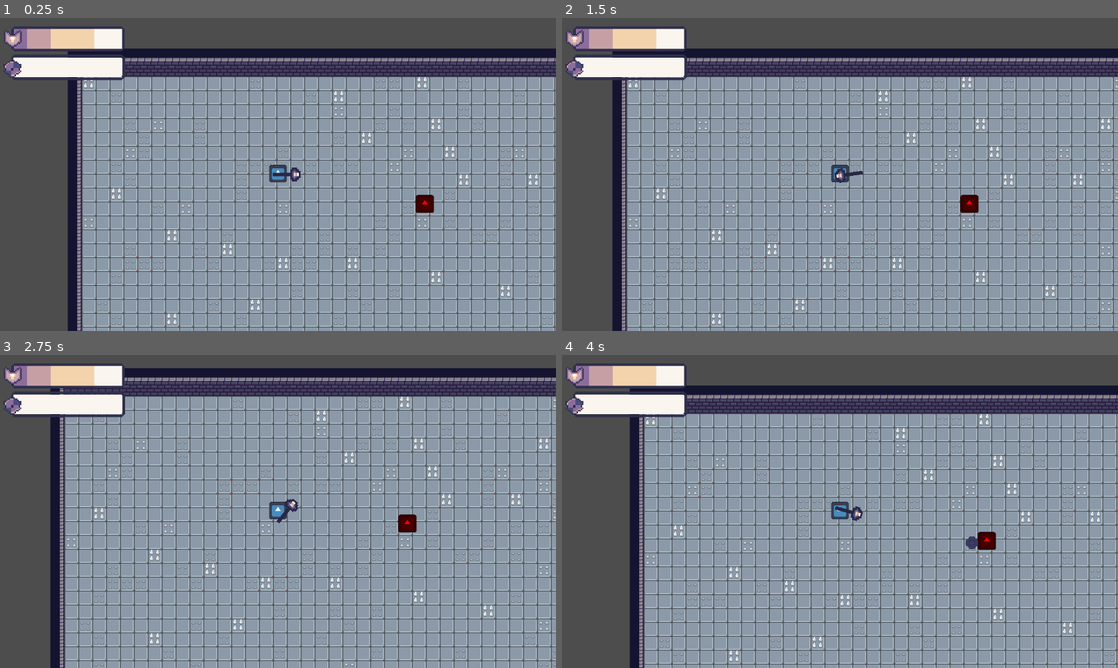
Above: before the commit, frames 1-4 (two rows, left to right).
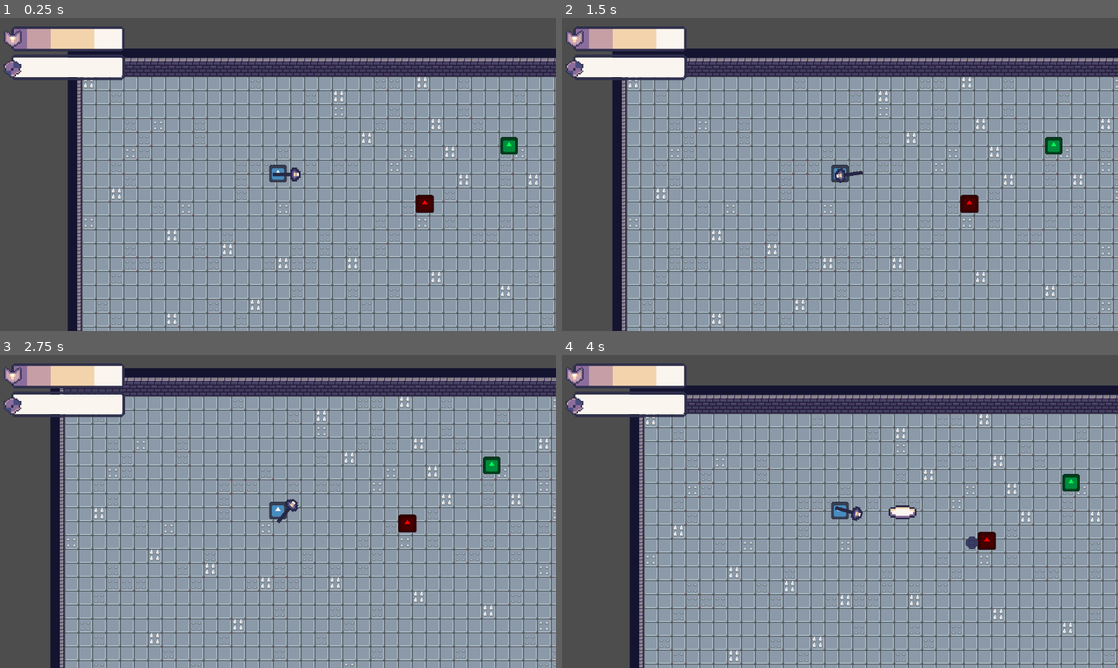
Above: after the commit, the same moments.

Repository: chabsseu/Stauffs-and-Magic
Game: Godot game, scene res://Scenes/Floors/test_world.tscn
The game is run twice, just before and just after one commit, with the same random seed, the same clock (stepped at 60 frames per second) and the same inputs. The engine's default icon, where the game draws it, is replaced by a stand-in: a white triangle on a blue panel in a dark square.
Inputs (mouse positions are in pixels of both pictures, inside the frame that each line leads up to):
- Up to frame 1 (0.25 s): no input
- Up to frame 2 (1.5 s): tap Enter at 0.5 s; move the mouse to (962, 158) at 0.52 s; tap A (A) at 0.6 s; tap D (D) at 0.8, 1.35 s; tap Space at 1.25 s; move the mouse to (728, 190) at 1.27 s
- Up to frame 3 (2.75 s): tap S (S) at 1.55, 2.1 s; tap Enter at 2 s; move the mouse to (333, 442) at 2.02 s; tap W (W) at 2.3 s
- Up to frame 4 (4 s): tap Space at 2.75 s; move the mouse to (812, 574) at 2.77 s; tap W (W) at 2.85 s; click (812, 574) at 3.05 s; move the mouse to (1006, 558) at 3.52 s; click (1006, 558) at 3.6 s; tap A (A) at 3.8 s

The runs differ from the first frame. In frame 1, 0.2% of the frame differs, in the area x 90-94%, y 38-44%; in frame 2, 0.2%; in frame 3, 0.2%; in frame 4, 0.4%, in the area x 58-94%, y 38-53%.

Commit message:
Added slime enemy and the projectile of it

Diff:
--- /dev/null
+++ b/Scenes/Enemies/e_bullet.tscn
@@ -0,0 +1,23 @@
+[gd_scene load_steps=5 format=3 uid="uid://cewdwtydlg58v"]
+
+[ext_resource type="Script" uid="uid://bd4hi0q1w188l" path="res://Scripts/Enemies/e_bullet.gd" id="1_3iv2v"]
+[ext_resource type="Texture2D" uid="uid://gwq04m1vnior" path="res://Assets/Enemies/e_bullet.png" id="1_frh4d"]
+[ext_resource type="PackedScene" uid="uid://b1vje6h8am6wd" path="res://Scenes/Enemies/e_puddle.tscn" id="2_163le"]
+
+[sub_resource type="CircleShape2D" id="CircleShape2D_3iv2v"]
+radius = 8.0
+
+[node name="E_bullet" type="Area2D"]
+script = ExtResource("1_3iv2v")
+puddle_scene = ExtResource("2_163le")
+
+[node name="Sprite2D" type="Sprite2D" parent="."]
+texture = ExtResource("1_frh4d")
+
+[node name="CollisionShape2D" type="CollisionShape2D" parent="."]
+shape = SubResource("CircleShape2D_3iv2v")
+
+[node name="VisibleOnScreenNotifier2D" type="VisibleOnScreenNotifier2D" parent="."]
+rect = Rect2(-10, -43, 20, 117)
+
+[connection signal="screen_exited" from="VisibleOnScreenNotifier2D" to="." method="_on_visible_on_screen_notifier_2d_screen_exited"]
--- /dev/null
+++ b/Scenes/Enemies/e_puddle.tscn
@@ -0,0 +1,20 @@
+[gd_scene load_steps=4 format=3 uid="uid://b1vje6h8am6wd"]
+
+[ext_resource type="Texture2D" uid="uid://brhijb2qyth26" path="res://Assets/Enemies/e_pud.png" id="1_c6p3r"]
+[ext_resource type="Script" uid="uid://55cca3w3hnqs" path="res://Scripts/Enemies/e_puddle.gd" id="1_m6bhe"]
+
+[sub_resource type="CapsuleShape2D" id="CapsuleShape2D_m6bhe"]
+radius = 6.0
+height = 20.0
+
+[node name="E_puddle" type="Area2D"]
+scale = Vector2(2, 2)
+script = ExtResource("1_m6bhe")
+
+[node name="Sprite2D" type="Sprite2D" parent="."]
+texture = ExtResource("1_c6p3r")
+
+[node name="CollisionShape2D" type="CollisionShape2D" parent="."]
+position = Vector2(0, 4)
+rotation = -1.5707964
+shape = SubResource("CapsuleShape2D_m6bhe")
--- /dev/null
+++ b/Scenes/Enemies/slime.tscn
@@ -0,0 +1,37 @@
+[gd_scene load_steps=7 format=3 uid="uid://cb0kyqifl5o74"]
+
+[ext_resource type="Texture2D" uid="uid://ctgav05ifthty" path="res://icon.svg" id="1_c2nj3"]
+[ext_resource type="Script" uid="uid://bxhse0qjf3wow" path="res://Scripts/Enemies/slime.gd" id="1_pm37t"]
+[ext_resource type="PackedScene" uid="uid://cewdwtydlg58v" path="res://Scenes/Enemies/e_bullet.tscn" id="2_4lx4x"]
+[ext_resource type="PackedScene" uid="uid://djc871ia27m0" path="res://Scenes/UI/pop_up_daamge.tscn" id="3_6kvin"]
+
+[sub_resource type="RectangleShape2D" id="RectangleShape2D_pm37t"]
+
+[sub_resource type="CircleShape2D" id="CircleShape2D_4lx4x"]
+radius = 691.86127
+
+[node name="slime" type="CharacterBody2D" groups=["Enemy"]]
+script = ExtResource("1_pm37t")
+projectile_scene = ExtResource("2_4lx4x")
+damage_node = ExtResource("3_6kvin")
+max_health = 10
+
+[node name="Sprite2D" type="Sprite2D" parent="."]
+self_modulate = Color(0, 1, 0.32156864, 1)
+position = Vector2(4.7683716e-07, 4.7683716e-07)
+scale = Vector2(0.15624999, 0.15625)
+texture = ExtResource("1_c2nj3")
+
+[node name="CollisionShape2D" type="CollisionShape2D" parent="."]
+shape = SubResource("RectangleShape2D_pm37t")
+
+[node name="ShootingArea" type="Area2D" parent="."]
+
+[node name="CollisionShape2D" type="CollisionShape2D" parent="ShootingArea"]
+shape = SubResource("CircleShape2D_4lx4x")
+
+[node name="Timer" type="Timer" parent="."]
+
+[connection signal="body_entered" from="ShootingArea" to="." method="_on_shooting_area_body_entered"]
+[connection signal="body_exited" from="ShootingArea" to="." method="_on_shooting_area_body_exited"]
+[connection signal="timeout" from="Timer" to="." method="_on_timer_timeout"]
--- a/Scenes/Floors/test_world.tscn
+++ b/Scenes/Floors/test_world.tscn
@@ -1,8 +1,9 @@
-[gd_scene load_steps=6 format=3 uid="uid://bbi45qtvmlmyl"]
+[gd_scene load_steps=7 format=3 uid="uid://bbi45qtvmlmyl"]
 
 [ext_resource type="Texture2D" uid="uid://bo8l02hir4q3l" path="res://Assets/Tilemaps/Dungeon Tileset + Spikes.png" id="1_3sc00"]
 [ext_resource type="PackedScene" uid="uid://c2xkrph0al5nw" path="res://Scenes/Player/player.tscn" id="2_2yfla"]
 [ext_resource type="PackedScene" uid="uid://chd3yj7pkdiu2" path="res://Scenes/Enemies/test_enemy.tscn" id="3_xaljv"]
+[ext_resource type="PackedScene" uid="uid://cb0kyqifl5o74" path="res://Scenes/Enemies/slime.tscn" id="4_ek63m"]
 
 [sub_resource type="TileSetAtlasSource" id="TileSetAtlasSource_2yfla"]
 texture = ExtResource("1_3sc00")
@@ -165,3 +166,6 @@
 
 [node name="test_enemy" parent="." instance=ExtResource("3_xaljv")]
 position = Vector2(393, 163)
+
+[node name="slime" parent="." instance=ExtResource("4_ek63m")]
+position = Vector2(492, 96)
--- a/Scenes/Weapon/fireball.tscn
+++ b/Scenes/Weapon/fireball.tscn
@@ -30,7 +30,6 @@
 
 [node name="fireball" type="Area2D"]
 script = ExtResource("1_yaaur")
-damage = 5
 
 [node name="CollisionShape2D" type="CollisionShape2D" parent="."]
 position = Vector2(1, 0)
--- /dev/null
+++ b/Scripts/Enemies/e_bullet.gd
@@ -0,0 +1,59 @@
+extends Area2D
+
+@export var speed = 250.0
+@export var arc_gravity = 1000.0
+@export var arc_height = 400.0
+@export var damage = 1
+@export var puddle_scene: PackedScene
+
+var velocity = Vector2.ZERO
+var height = 0.0
+var vertical_velocity = 0.0
+var travel_time = 0.0
+var flight_duration = 0.0
+@onready var sprite: Sprite2D = $Sprite2D
+
+
+func launch(from: Vector2, to: Vector2) -> void:
+	global_position = from
+	var direction = (to - from).normalized()
+	var distance = from.distance_to(to)
+
+	# Estimate flight duration based on distance
+	flight_duration = distance / speed
+	travel_time = 0.0
+
+	velocity = direction * speed
+	vertical_velocity = arc_height
+	height = 0.0
+
+
+func _process(delta: float) -> void:
+	if velocity == Vector2.ZERO:
+		return
+
+	position += velocity * delta
+
+	# Arc motion
+	vertical_velocity -= arc_gravity * delta
+	height += vertical_velocity * delta
+
+	sprite.position.y = -height * 0.25  # Adjust this value for how "tall" the arc looks
+
+	if height <= 0.0 and vertical_velocity < 0.0:
+		_spawn_puddle()
+		queue_free()
+
+
+func _on_body_entered(body: Node2D) -> void:
+	if body.is_in_group("Player"):
+		body.take_armor_damage(damage)
+		_spawn_puddle()
+		queue_free()
+
+
+func _spawn_puddle() -> void:
+	if puddle_scene:
+		var puddle = puddle_scene.instantiate()
+		puddle.global_position = global_position
+		get_tree().current_scene.add_child(puddle)
--- /dev/null
+++ b/Scripts/Enemies/e_puddle.gd
@@ -0,0 +1,40 @@
+extends Area2D
+
+@export var damage_per_tick: int = 1
+@export var tick_rate: float = 1.0
+@export var life_time: float = 5.0
+
+var overlapping_players: Array = []
+@onready var tick_timer: Timer = Timer.new()
+@onready var life_timer: Timer = Timer.new()
+
+func _ready() -> void:
+	add_child(tick_timer)
+	add_child(life_timer)
+
+	tick_timer.wait_time = tick_rate
+	tick_timer.timeout.connect(_on_tick)
+	tick_timer.start()
+
+	life_timer.wait_time = life_time
+	life_timer.timeout.connect(queue_free)
+	life_timer.start()
+
+	connect("body_entered", Callable(self, "_on_body_entered"))
+	connect("body_exited", Callable(self, "_on_body_exited"))
+
+
+func _on_body_entered(body: Node2D) -> void:
+	if body.is_in_group("Player"):
+		overlapping_players.append(body)
+
+
+func _on_body_exited(body: Node2D) -> void:
+	if body.is_in_group("Player"):
+		overlapping_players.erase(body)
+
+
+func _on_tick() -> void:
+	for player in overlapping_players:
+		if player and player.is_inside_tree():
+			player.take_armor_damage(damage_per_tick)
--- /dev/null
+++ b/Scripts/Enemies/slime.gd
@@ -0,0 +1,76 @@
+extends CharacterBody2D
+
+@export var speed: float = 100.0
+@export var projectile_scene: PackedScene
+@export var safe_distance: float = 200.0   # how far it tries to stay away
+@export var shoot_interval: float = 3.0    # seconds between shots
+@export var damage_node : PackedScene
+@export var  max_health : int
+var current_health : int
+
+var player: CharacterBody2D
+var can_shoot: bool = false
+@onready var shooting_area = $ShootingArea
+@onready var timer = $Timer
+
+
+func _ready() -> void:
+	timer.wait_time = shoot_interval
+	timer.timeout.connect(_on_timer_timeout)
+	shooting_area.body_entered.connect(_on_shooting_area_body_entered)
+	shooting_area.body_exited.connect(_on_shooting_area_body_exited)
+	current_health = max_health
+
+
+func _physics_process(delta: float) -> void:
+	if not player:
+		return
+
+	var distance = global_position.distance_to(player.global_position)
+
+	# If player is too close, move away
+	if distance < safe_distance:
+		var move_dir = (global_position - player.global_position).normalized()
+		velocity = move_dir * speed
+	else:
+		velocity = Vector2.ZERO
+
+	move_and_slide()
+
+
+func _on_timer_timeout() -> void:
+	if not can_shoot or not player or projectile_scene == null:
+		return
+
+	var bullet = projectile_scene.instantiate()
+	bullet.global_position = global_position
+	get_tree().current_scene.add_child(bullet)
+
+	# Launch toward player in an arc
+	bullet.launch(global_position, player.global_position)
+
+
+func _on_shooting_area_body_entered(body: Node2D) -> void:
+	if body.is_in_group("Player"):
+		player = body
+		can_shoot = true
+		timer.start()
+
+
+func _on_shooting_area_body_exited(body: Node2D) -> void:
+	if body.is_in_group("Player"):
+		can_shoot = false
+		timer.stop()
+
+func take_damage(amount: int):
+	var damage = damage_node.instantiate()
+	damage.find_child("Label").text = str(amount)
+	damage.position = position
+	get_parent().add_child(damage)
+	current_health -= amount
+	print("Enemy Health: %d" % current_health)
+	if current_health <= 0:
+		die()
+
+func die():
+	queue_free()
Binary file added: Assets/Enemies/e_bullet.png
Not shown, added: Assets/Enemies/e_bullet.png.import
Binary file added: Assets/Enemies/e_pud.png
Not shown, added: Assets/Enemies/e_pud.png.import
Not shown, added: Scripts/Enemies/e_bullet.gd.uid
Not shown, added: Scripts/Enemies/e_puddle.gd.uid
Not shown, added: Scripts/Enemies/slime.gd.uid
Not shown, added: Assets/Tilemaps/oil-6.gpl
